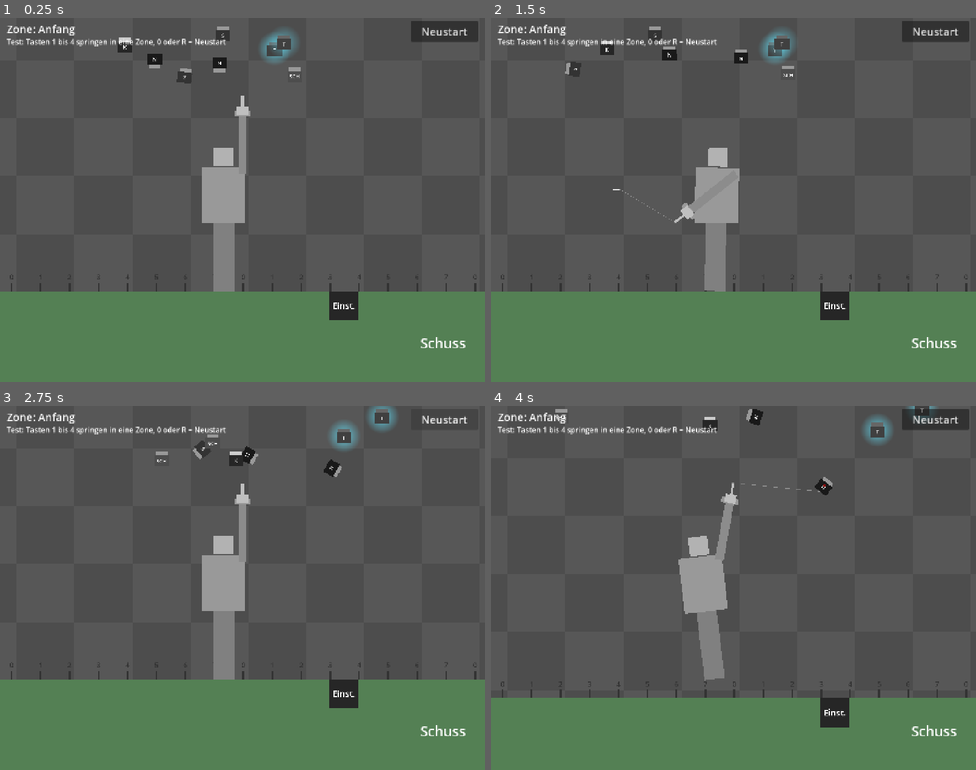
Above: before the commit, frames 1-4 (two rows, left to right).
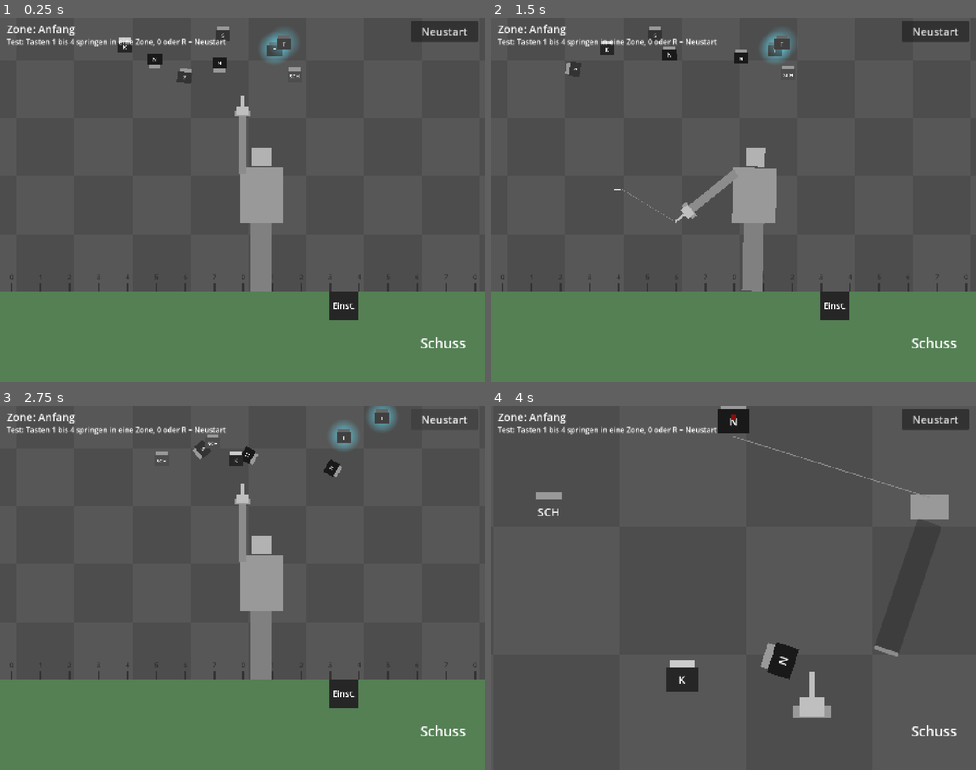
Above: after the commit, the same moments.

Repository: Philipp-Mallmann/fliegen-sind-aliens
Game: Godot game, scene res://szenen/spiel.tscn
Same seed, same stepped clock (60 frames per second), same inputs: the game is played once before the commit and once after it.
Inputs (mouse positions are in pixels of both pictures, inside the frame that each line leads up to):
- Up to frame 1 (0.25 s): no input
- Up to frame 2 (1.5 s): tap Enter at 0.5 s; move the mouse to (840, 181) at 0.52 s; hold D (rechts) 0.53-1.25 s; tap Space (schiessen) at 0.6 s; click (840, 181) at 0.67 s; drag from (636, 218) to (709, 272) at 1.27 s
- Up to frame 3 (2.75 s): click "Neustart" at 2 s
- Up to frame 4 (4 s): move the mouse to (782, 507) at 2.77 s; hold D (rechts) 2.78-3.5 s; tap Space (schiessen) at 2.85 s; drag from (709, 660) to (588, 533) at 3.52 s

The runs differ from the first frame. In frame 1, 4.5% of the frame differs, in the area x 41-59%, y 35-76%; in frame 2, 4.1%; in frame 3, 4.5%; in frame 4, 27%, in the area x 0-100%, y 0-100%.

Commit message:
Abschnitt 13: Einstieg kurz ohne Schwanken, Kanone im rechten Arm der Figur
Co-Authored-By: Claude Fable 5.2 <noreply@anthropic.com>

Diff:
--- a/skripte/start_totale.gd
+++ b/skripte/start_totale.gd
@@ -1,7 +1,7 @@
 extends Node2D
 
 # Die ganze Figur in der Totale. Mit den Pfeiltasten kippt sie, ihr Arm zielt mit der Kanone, sie schiesst schraeg.
-# Nach dem ersten Treffer spielt sie die Einstiegs-Sequenz und meldet danach den Spielstart.
+# Nach dem ersten Treffer hebt sie kurz ab, nimmt den Arm nach oben und meldet dann den Spielstart.
 
 # Wird gesendet, wenn die Einstiegs-Sequenz vorbei ist. Mit dabei: die Nadel mit der ersten Fliege.
 signal spielstart(nadel: Node2D)
@@ -20,12 +20,11 @@
 @export var kippwinkel: float = 20.0
 # Wie schnell sie kippt, in Grad pro Sekunde.
 @export var kipptempo: float = 80.0
-# Wie lange die Einstiegs-Sequenz nach dem ersten Treffer dauert, in Sekunden.
-@export var einstieg_dauer: float = 2.0
-# Wie hoch die Figur dabei abhebt, in Pixeln. 132 ist eine Kopfhoehe.
+# Wie lange die Figur nach dem ersten Treffer braucht, um den Arm gerade nach oben zu nehmen, in Sekunden.
+# Danach beginnt sofort das Spiel mit Steigen und Zoom.
+@export var einstieg_dauer: float = 0.3
+# Wie hoch die Figur dabei schon abhebt, in Pixeln. 132 ist eine Kopfhoehe.
 @export var abheben: float = 132.0
-# Wie weit sie dabei hin und her schwankt, in Grad nach jeder Seite.
-@export var schwanken: float = 8.0
 
 # true heisst: Man steuert die Figur. false ab dem ersten Treffer.
 var aktiv: bool = true
@@ -98,15 +97,11 @@
 	erste_nadel = nadel
 	kanone.steigt = true
 	erzeuger.schwarm_aufloesen()
-	var viertel: float = einstieg_dauer / 4.0
 	var ablauf: Tween = create_tween()
-	ablauf.tween_property(kanone, "position:y", -abheben, viertel)
-	ablauf.parallel().tween_property(self, "rotation_degrees", schwanken, viertel)
-	ablauf.tween_property(self, "rotation_degrees", -schwanken, viertel)
-	ablauf.tween_property(self, "rotation_degrees", schwanken, viertel)
-	ablauf.tween_property(self, "rotation_degrees", 0.0, viertel)
-	ablauf.parallel().tween_property($Schulter, "rotation", 0.0, viertel)
-	ablauf.parallel().tween_property(nadel, "rotation", 0.0, viertel)
+	ablauf.tween_property(kanone, "position:y", -abheben, einstieg_dauer)
+	ablauf.parallel().tween_property(self, "rotation_degrees", 0.0, einstieg_dauer)
+	ablauf.parallel().tween_property($Schulter, "rotation", 0.0, einstieg_dauer)
+	ablauf.parallel().tween_property(nadel, "rotation", 0.0, einstieg_dauer)
 	ablauf.tween_callback(sequenz_fertig)
 
 
--- a/szenen/spiel.tscn
+++ b/szenen/spiel.tscn
@@ -291,7 +291,7 @@
 
 [node name="Aufstehen" type="AnimatedSprite2D" parent="Kanone"]
 visible = false
-position = Vector2(-130, 717)
+position = Vector2(130, 717)
 scale = Vector2(3.5, 4.95)
 sprite_frames = SubResource("SpriteFrames_aufstehen")
 animation = &"aufstehen"
@@ -492,7 +492,7 @@
 knopf = NodePath("../Bedienung/Neustart")
 
 [node name="Figur" type="Node2D" parent="Kanone" node_paths=PackedStringArray("kanone", "erzeuger", "joystick")]
-position = Vector2(-130, 1212)
+position = Vector2(130, 1212)
 script = ExtResource("25_totale")
 nadel_szene = ExtResource("2_nadel")
 kanone = NodePath("..")
@@ -520,10 +520,10 @@
 color = Color(0.7, 0.7, 0.7, 1)
 
 [node name="Schulterpunkt" type="Marker2D" parent="Kanone/Figur"]
-position = Vector2(130, -812)
+position = Vector2(-130, -812)
 
 [node name="Schulter" type="Node2D" parent="Kanone/Figur"]
-position = Vector2(130, -812)
+position = Vector2(-130, -812)
 
 [node name="Armbild" type="Node2D" parent="Kanone/Figur/Schulter"]
 
Not shown, changed: ERKLAERUNG.md
